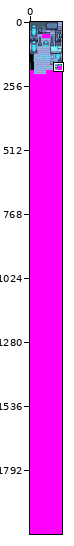
Two states of a pixel-art file, tiles/room_xiros.aseprite. Above: a wide view before the commit, with the close-up outlined.
Close-up. The starting point:
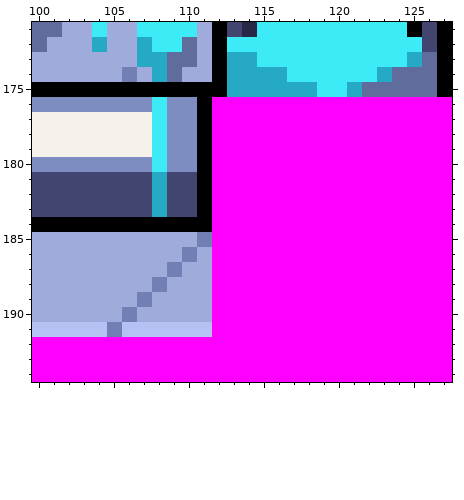
128x2048 pixels, 1 frame. Shown: x 100..127, y 171..194.
And afterwards:
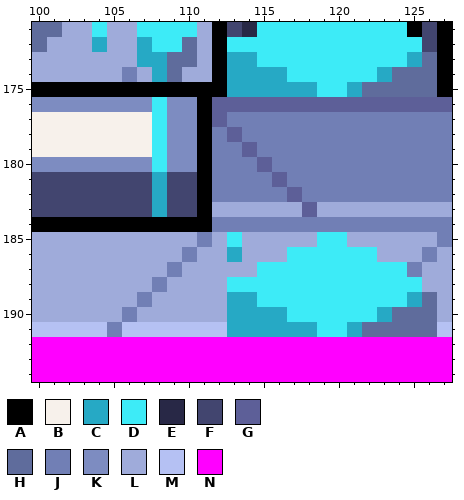
Palette (. is transparent): A #000000  B #f7f1eb  C #26a9c5  D #3debf7  E #282846  F #42456f  G #5d5f98  H #5f6c9c  J #717fb5  K #7d8cc1  L #9fabda  M #b5c1f3  N #ff00ff
Difference:
Layers "top", "botton":
The edit turns colour N into colour C in row 186 at x 113; in row 189 at x 113 to 114 and 125; in row 190 at x 113 to 116 and 123; in row 191 at x 113 to 118 and 121.
The edit turns colour N into colour D in row 185 at x 113 and 119 to 120; in row 186 at x 117 to 122; in row 187 at x 115 to 124; in row 188 at x 113 to 125; in row 189 at x 115 to 124; in row 190 at x 117 to 122.
The edit turns colour N into colour D in row 191 at x 119 to 120.
The edit turns colour N into colour G in row 176 at x 112 to 127; in row 177 at x 112; in row 178 at x 113; in row 179 at x 114; in row 180 at x 115; in row 181 at x 116.
The edit turns colour N into colour G in row 182 at x 117; in row 183 at x 118.
The edit turns colour N into colour H in row 189 at x 126; in row 190 at x 124 to 126; in row 191 at x 122 to 126.
The edit turns colour N into colour J in row 177 at x 113 to 127; in row 178 at x 112 and 114 to 127; in row 179 at x 112 to 113 and 115 to 127; in row 180 at x 112 to 114 and 116 to 127; in row 181 at x 112 to 115 and 117 to 127; in row 182 at x 112 to 116 and 118 to 127.
The edit turns colour N into colour J in row 184 at x 112 to 127; in row 185 at x 127; in row 186 at x 126; in row 187 at x 125.
The edit turns colour N into colour L in row 183 at x 112 to 117 and 119 to 127; in row 185 at x 112, 114 to 118 and 121 to 126; in row 186 at x 112, 114 to 116, 123 to 125 and 127; in row 187 at x 112 to 114 and 126 to 127; in row 188 at x 112 and 126 to 127; in rows 189 to 190 at x 112 and 127.
The edit turns colour N into colour M in row 191 at x 112 and 127.
Changed places in both close-ups, as pixel boxes (x1, y1, x2, y2):
changed: (212, 97, 452, 337)
